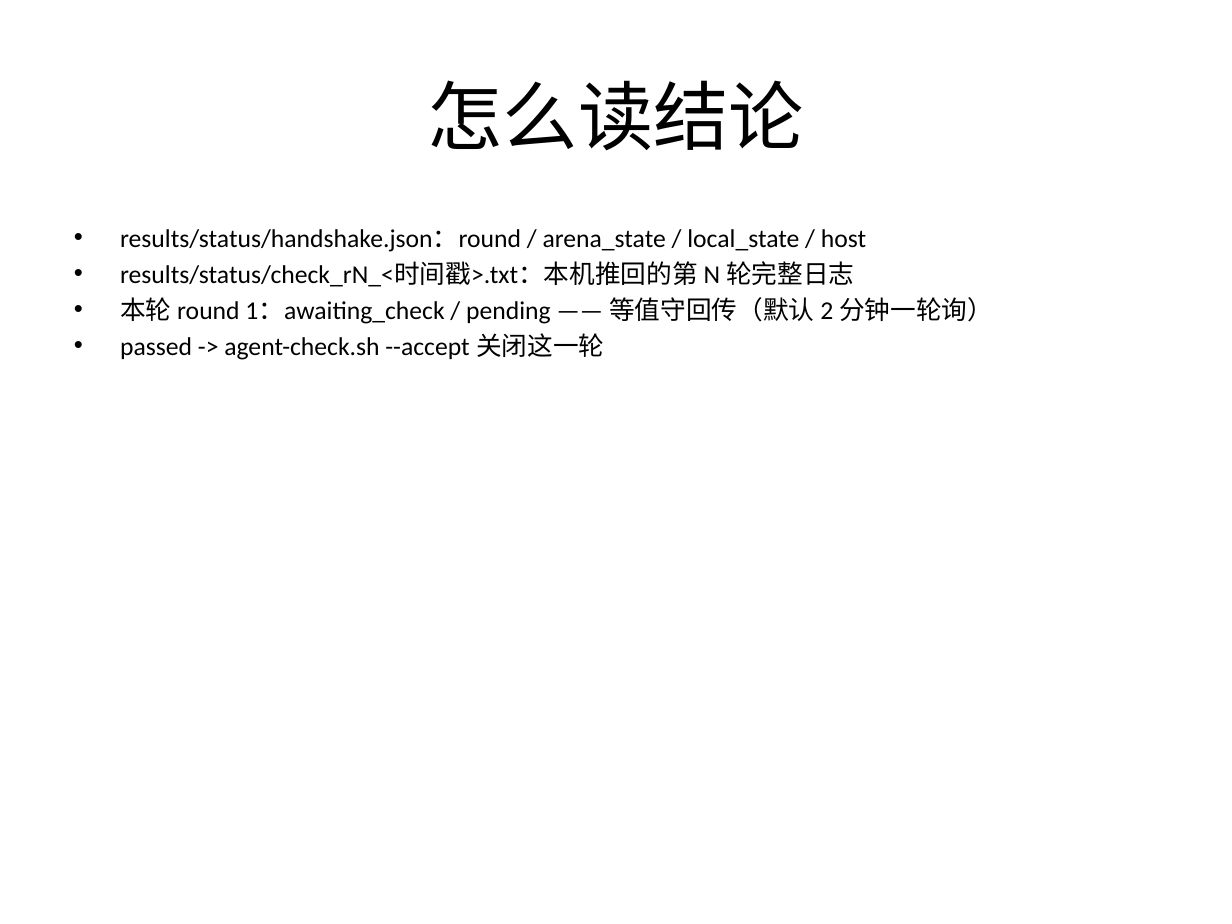
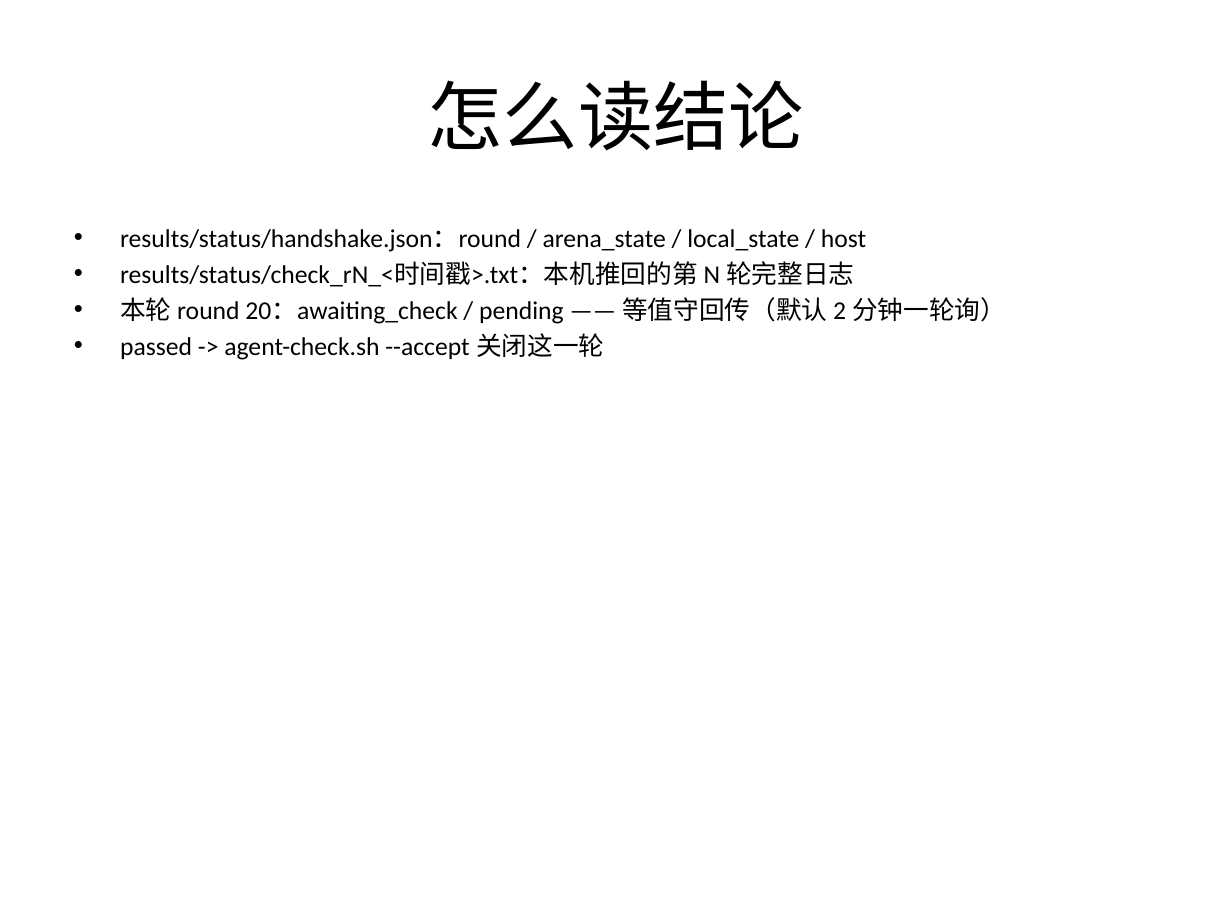
Before and after one commit to mqgg5630-cyber/git-pull-arena, a slide deck: slide 7 of deliverable/BRIDGE_01a0aa00_v2.8.1.pptx. Drawn at 1232x924 pixels with LibreOffice and Linux fonts; fonts in the diff are those of the drawing. Boxes give left, top, right and bottom in pixels: in the first picture for what was removed or moved away, otherwise in the second. Text is boxed around its words. In the diff, an @@ line names an element or a change of style, - is before the commit and + after.

Commit message:
docs: bridge report round number follows the handshake (round 20), regenerate docx/pptx + manifest

```diff
--- a/deliverable/BRIDGE_01a0aa00_v2.8.1.pptx
+++ b/deliverable/BRIDGE_01a0aa00_v2.8.1.pptx
@@ text at (x1=120, y1=297, x2=1006, y2=324): text changed @@
-• 本轮 round 1：awaiting_check / pending —— 等值守回传（默认 2 分钟一轮询）
+• 本轮 round 20：awaiting_check / pending —— 等值守回传（默认 2 分钟一轮询）
```
Also in this commit, not shown: 5 other files.
